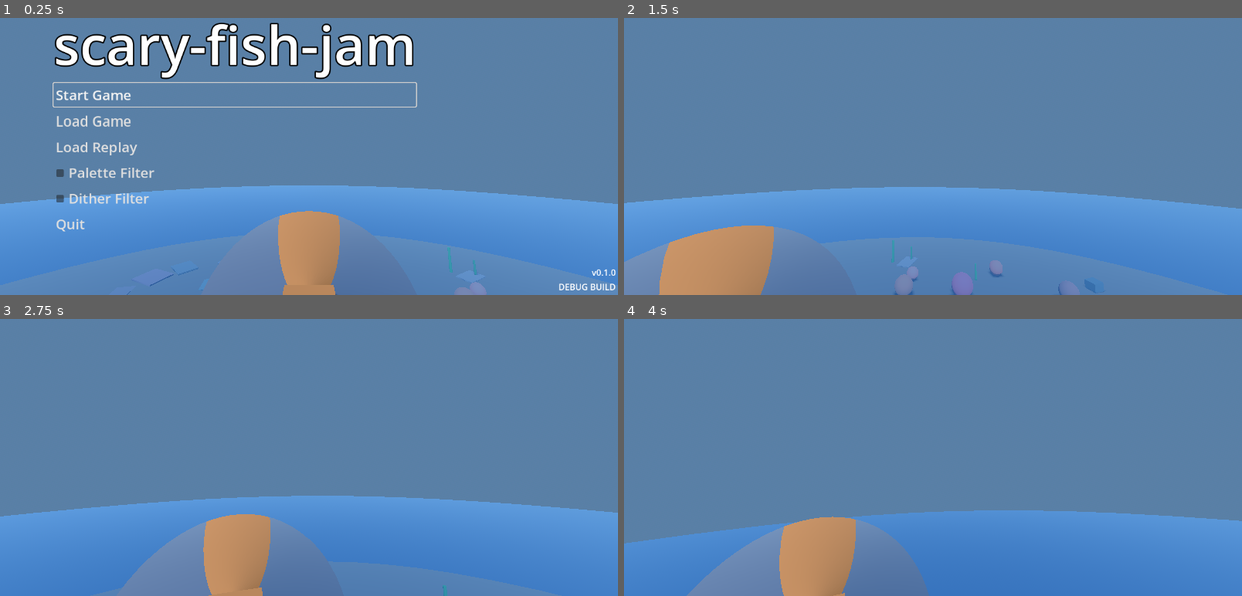
Above: before the commit, frames 1-4 (two rows, left to right).
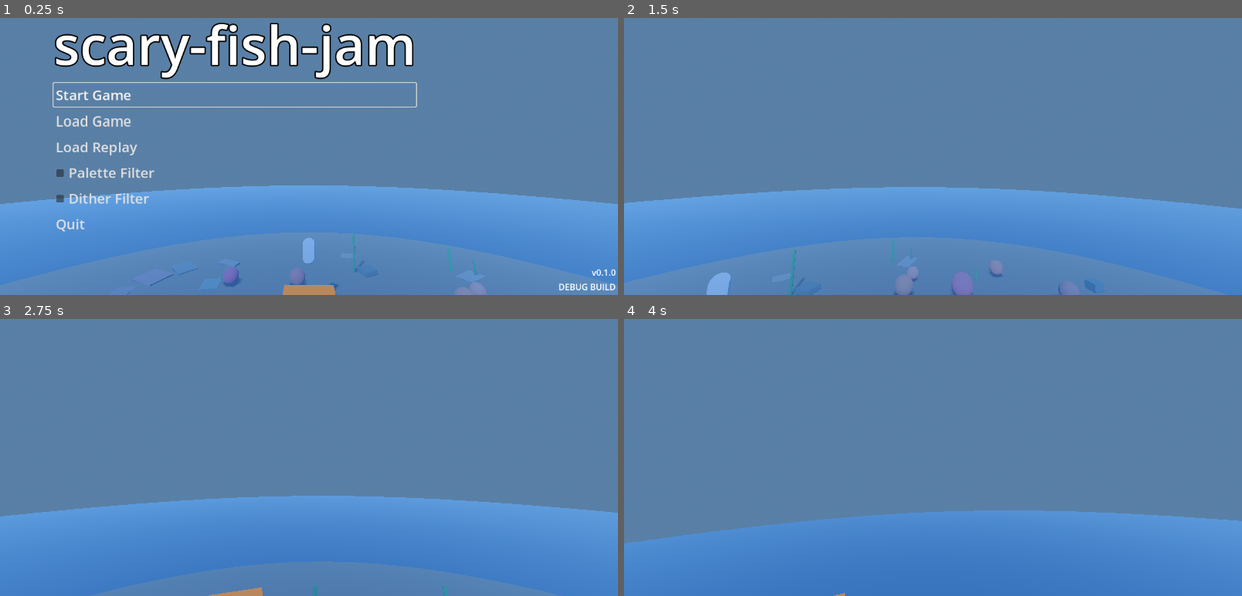
Above: after the commit, the same moments.

Repository: onebit-aidan-kris/scary-fish-jam
Game: Godot game, scene res://scenes/levels/fishing/fishing_level.tscn
Two runs of this game, one before a commit and one after it. Both use one fixed random seed, a clock stepped at 60 frames per second and the inputs below. This scene is started directly instead of the project's main scene.
Inputs (mouse positions are in pixels of both pictures, inside the frame that each line leads up to):
- Up to frame 1 (0.25 s): no input
- Up to frame 2 (1.5 s): click "Start Game" at 0.5 s; tap Enter at 1.25 s; move the mouse to (963, 120) at 1.27 s; hold W (move_forward) from 1.28 s (still down); tap E (interact) at 1.35 s
- Up to frame 3 (2.75 s): keep holding W (move_forward); tap Space (jump) at 1.52, 2.27 s; move the mouse to (278, 424) at 2.02 s; tap Ctrl (crouch) at 2.1 s; tap E (interact) at 2.3 s
- Up to frame 4 (4 s): keep holding W (move_forward); move the mouse to (945, 415) at 2.77 s; tap E (interact) at 2.85, 3.8 s; move the mouse to (926, 427) at 3.52 s; tap Shift (sprint) at 3.6 s; tap Space (jump) at 3.77 s

The runs differ from the first frame. In frame 1, 3.0% of the frame differs, in the area x 32-62%, y 69-99%; in frame 2, 5.1%; in frame 3, 5.2%; in frame 4, 7.8%, in the area x 10-50%, y 71-100%.

Commit message:
added sonar ping, to improve the effect

Diff:
--- a/project/scenes/levels/fishing/fish.gd
+++ b/project/scenes/levels/fishing/fish.gd
@@ -11,9 +11,12 @@
 
 # Highlights the fish in bright red.
 func highlight() -> void:
+	var mat := child_mesh.get_surface_override_material(0) as StandardMaterial3D
+	mat.albedo_color = Color.RED
+	mat.emission_energy_multiplier = 3.0
+
 	print("highlighting fish: ", self )
 	print("child_mesh is: ", child_mesh)
 	print("override count is: ", child_mesh.get_surface_override_material_count())
 	print("override mat is: ", child_mesh.get_surface_override_material(0))
-	#child_mesh.surface_get_material(0).albedo_color = Color.RED
-	(child_mesh.get_surface_override_material(0) as StandardMaterial3D).albedo_color = Color.RED
+	#(child_mesh.get_surface_override_material(0) as StandardMaterial3D).albedo_color = Color.RED
--- a/project/scenes/levels/fishing/fishing_level.tscn
+++ b/project/scenes/levels/fishing/fishing_level.tscn
@@ -6,6 +6,7 @@
 [ext_resource type="Script" uid="uid://da5uxcxgdyw4" path="res://scenes/levels/fishing/sonar.gd" id="4_kspqj"]
 [ext_resource type="Script" uid="uid://dtcnjkf3aa1lv" path="res://scenes/levels/fishing/sonar_cone.gd" id="4_s276m"]
 [ext_resource type="Script" uid="uid://4gtx2q7jsi3x" path="res://scenes/levels/fishing/fish.gd" id="6_1ewjx"]
+[ext_resource type="AudioStream" uid="uid://dxrviqr8wqvij" path="res://assets/sounds/sonar_ping.mp3" id="6_58dmq"]
 
 [sub_resource type="ProceduralSkyMaterial" id="ProceduralSkyMaterial_fish"]
 sky_top_color = Color(0.35, 0.6, 0.85, 1)
@@ -109,8 +110,12 @@
 script = ExtResource("4_s276m")
 
 [node name="DebugMesh" type="MeshInstance3D" parent="Boat/Sonar" unique_id=327428268]
+visible = false
 mesh = SubResource("BowMesh_fish")
 surface_material_override/0 = SubResource("BoatMat_fish")
+
+[node name="AudioStreamPlayer3D" type="AudioStreamPlayer3D" parent="Boat/Sonar" unique_id=2126732850]
+stream = ExtResource("6_58dmq")
 
 [node name="Camera3D" type="Camera3D" parent="Boat" unique_id=1783302527]
 transform = Transform3D(1, 0, 0, 0, 0.866, -0.5, 0, 0.5, 0.866, 0, 4, 6)
--- a/project/scenes/levels/fishing/sonar.gd
+++ b/project/scenes/levels/fishing/sonar.gd
@@ -1,10 +1,12 @@
 extends Area3D
 
+@onready var sonar_sound: AudioStreamPlayer3D = $AudioStreamPlayer3D
 @onready var _collision: CollisionShape3D = $CollisionShape3D
 @onready var _debug_mesh: MeshInstance3D = $DebugMesh
 
 var _input: PlayerInput
 var _last_input = false
+var _sonar_sound
 
 
 func _ready() -> void:
@@ -26,7 +28,7 @@
 # highlights the entities that are hit by the sonar cone in bright red.
 #
 func fire_sonar() -> void:
-	print("attempting to fire sonar")
+	sonar_sound.play()
 	var overlapped_bodies: Array[Node3D] = get_overlapping_bodies()
 	print("overlapped bodies: ", overlapped_bodies)
 	for body in overlapped_bodies:
Not shown, added: project/assets/sounds/sonar_ping.mp3.import
Not shown, added: project/assets/sounds/sonar_ping.mp3
